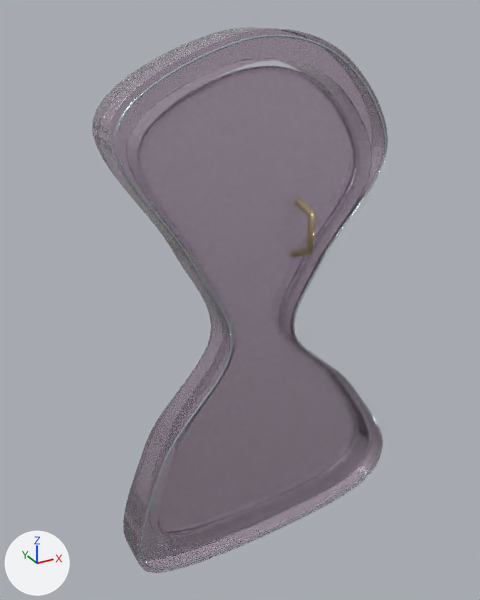
A saved change to the glTF model public/models/doors/hourglass.glb.
Camera for both pictures: a camera (50 mm lens) standing at (-1.95, -3.27, 3.52) and looking at (-0.1, 0.09, 1.84). Every picture has the same lights, and +X, +Y and +Z are marked at lower left. The picture after the commit comes second. Where no turn or scale is listed for an object, it has been applied to the vertices. Vertices at exactly the same position are counted once.

The first picture shows 'Fixed_GlassFrame.003', 'Fixed_SilverSeam.003', 'Moving_GlassLeaf.003', 'Moving_PolishedEdge.003' and 1 more.
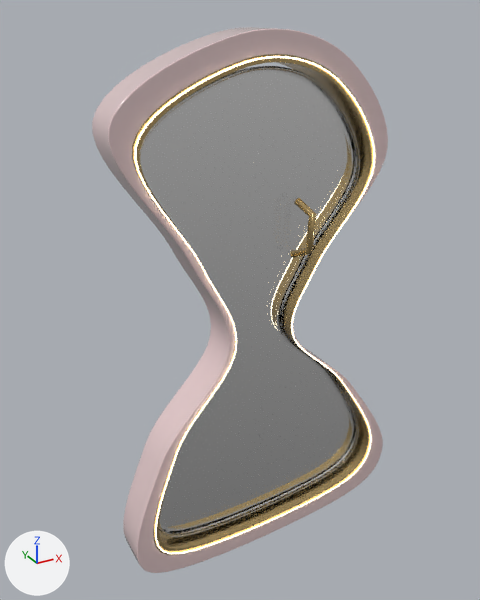
Location of each change, (x1, y1, x2, y2) in pixels of the pictures (480 x 600 px):
'Moving_GlassLeaf.003', recoloured
    both: (141, 67, 357, 534)
'Fixed_ChampagneReveal.003', added
    after: (132, 54, 374, 555)
'Fixed_SilverSeam.003', deleted
    before: (113, 34, 387, 570)
'Fixed_InnerLight_Front.003', added
    after: (135, 56, 375, 554)
part 1 of me_fixed_glassframe_003, cut back
    before: (202, 194, 361, 284)
    after: (92, 29, 388, 573)
part 2 of me_fixed_glassframe_003, recoloured
    both: (92, 27, 387, 572)

The edits, one by one:
Material 'Door_hourglass_PearlCeramic' (mat_door_hourglass_pearlceramic) is new.
Its base color is (0.807, 0.61, 0.617) (pale pink #e8cdce).
Its roughness is 0.25.
Its coat weight is 0.85.
Its coat roughness is 0.14.
Material 'Door_hourglass_ClearLeafGlass' (mat_door_hourglass_clearleafglass) is new.
Its base color is (1.0, 1.0, 1.0) (white #ffffff).
Its roughness is 0.055.
Its ior is 1.46.
Its transmission weight is 1.0.
Its coat weight is 0.4.
Its coat roughness is 0.1.
Material 'Door_WarmInnerLight' (mat_door_warminnerlight) is new.
Its base color is (1.0, 0.871, 0.624) (beige #fff0cf).
Its roughness is 0.45.
Its coat weight is 0.4.
Its coat roughness is 0.1.
Its emission color is (1.0, 0.871, 0.624) (beige #fff0cf).
Its emission strength is 2.5.
Material 'Door_Champagne_PearlFinish' (mat_door_champagne_pearlfinish) is new.
Its base color is (0.672, 0.479, 0.202) (beige #d6b87c).
Its metallic is 1.0.
Its roughness is 0.27.
Its coat weight is 0.4.
Its coat roughness is 0.1.
me_moving_glassleaf_003 has 1040 vertices, 2076 faces and spans x -0.79..0.82, y -0.05..0.05, z 0.24..3.22.
me_moving_glassleaf_003 no longer uses material mat_door_hourglass_leafglass (white #ebd8ed).
me_moving_glassleaf_003 gains material mat_door_hourglass_clearleafglass (white #ffffff).
me_fixed_glassframe_003 is used by ob_fixed_glassframe_003; location (0.0, 0.0, 0.0).
me_fixed_glassframe_003 had 2080 vertices, 4160 faces and spanned x -0.97..1.01, y -0.13..0.13, z 0.05..3.42.
me_fixed_glassframe_003 now has 3120 vertices, 6240 faces and spans x -0.97..1.01, y -0.13..0.13, z 0.05..3.42.
me_fixed_glassframe_003 part 1: 4 vertices removed from x -0.44..0.58, y -0.13..0.13, z 1.4..2.41; 1044 vertices added at x -0.97..1.01, y -0.13..0.13, z 0.06..3.42.
me_fixed_glassframe_003 part 2: 2238 faces spanning x -0.97..1.01, y -0.13..0.13, z 0.05..3.42 switch from mat_door_hourglass_castglass (white #ebd8ed) to mat_door_hourglass_pearlceramic (pale pink #e8cdce).
Mesh me_fixed_innerlight_front_009 is new.
It has 1040 vertices, 2080 faces and spans x -0.85..0.88, y -0.15..-0.14, z 0.18..3.29.
It uses material mat_door_warminnerlight (beige #fff0cf, glowing beige #fff0cf).
Mesh me_fixed_champagnereveal_009 is new.
It has 3120 vertices, 6240 faces and spans x -0.85..0.89, y -0.13..0.13, z 0.17..3.3.
It uses material mat_door_champagne_pearlfinish (beige #d6b87c).
Object 'Fixed_SilverSeam.003' (ob_fixed_silverseam_003) is deleted.
Object 'Fixed_InnerLight_Front.003' (ob_fixed_innerlight_front_003) is new; it shows me_fixed_innerlight_front_009.
Its location is (0.0, 0.0, 0.0).
Object 'Fixed_ChampagneReveal.003' (ob_fixed_champagnereveal_003) is new; it shows me_fixed_champagnereveal_009.
Its location is (0.0, 0.0, 0.0).
